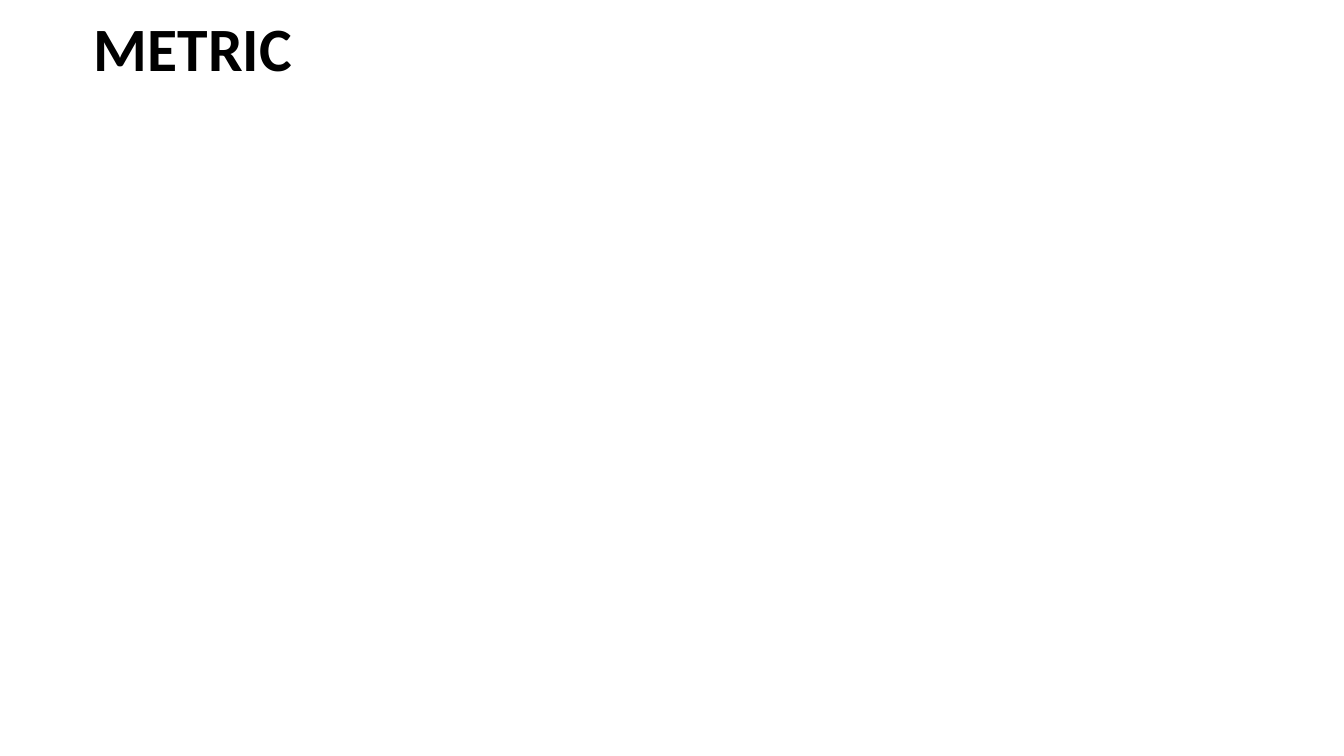
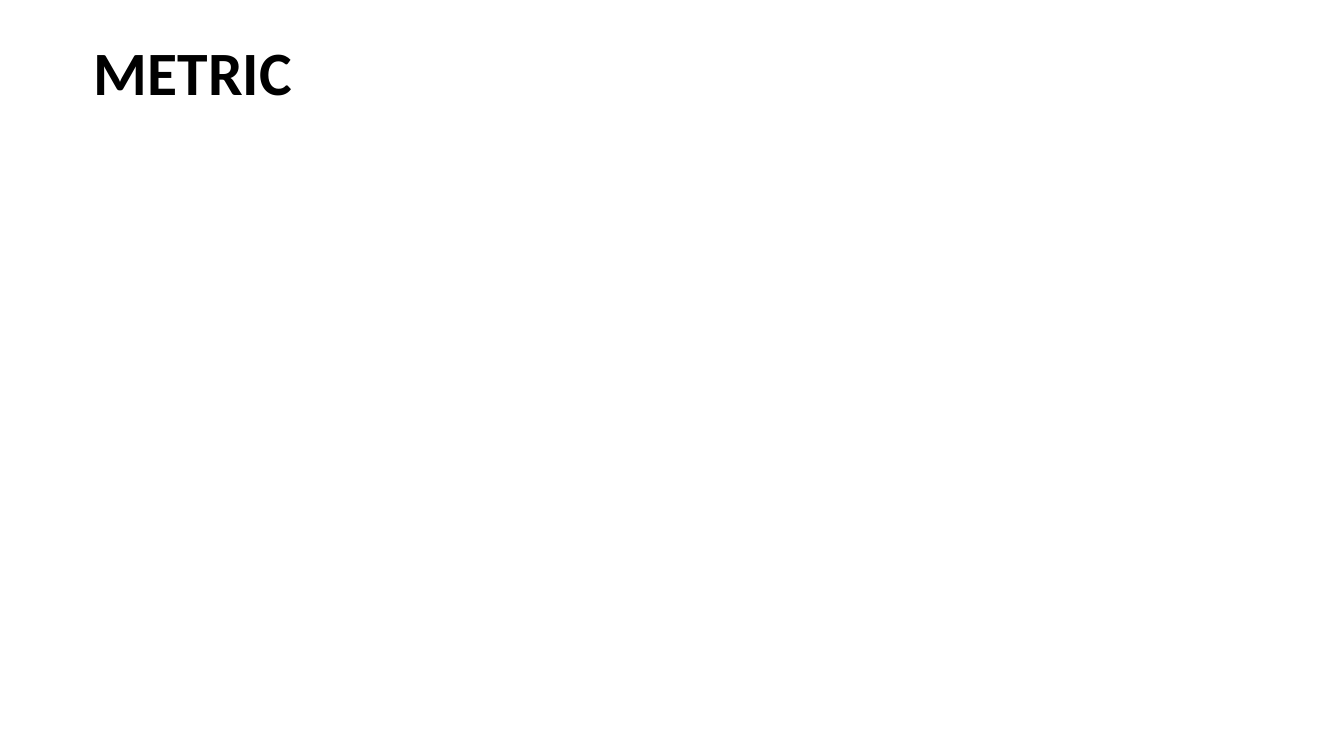
Before and after one commit to enz93/k-degree, a slide deck: slide 7 of Presentazione.pptx (slide 8 before the commit). Drawn at 1344x756 pixels with LibreOffice and Linux fonts; fonts in the diff are those of the drawing; grey boxes stand for pictures; background and template pictures are left out. Boxes give left, top, right and bottom in pixels: in the first picture for what was removed or moved away, otherwise in the second. Text is boxed around its words. In the diff, an @@ line names an element or a change of style, - is before the commit and + after.

```diff
--- a/Presentazione.pptx
+++ b/Presentazione.pptx
@@ text "METRIC" moved from (x1=94, y1=30, x2=292, y2=72) to (x1=94, y1=54, x2=292, y2=96) @@
```
Also in this commit, not shown: 9 other slides changed, 1 slide added, 2 slides removed.
